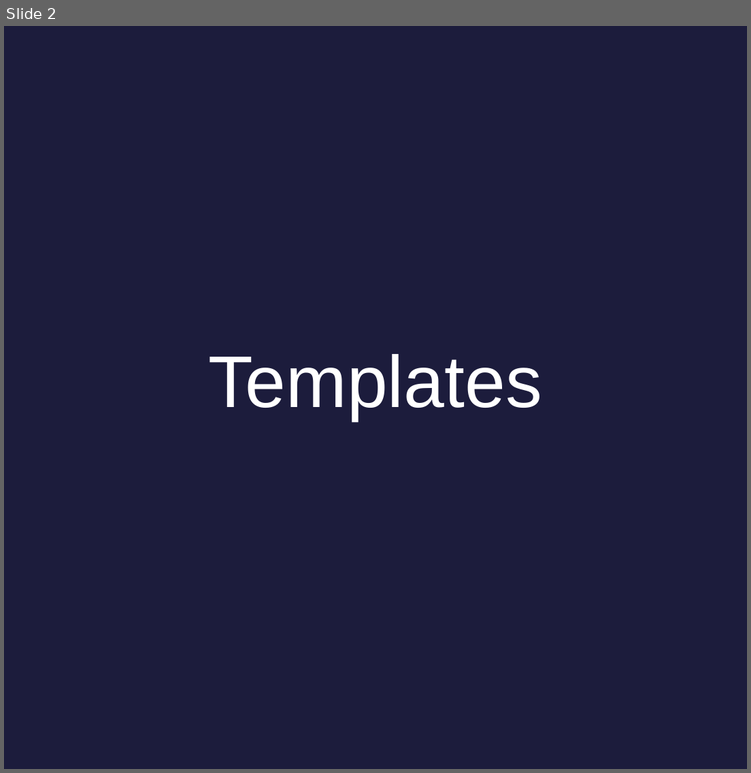
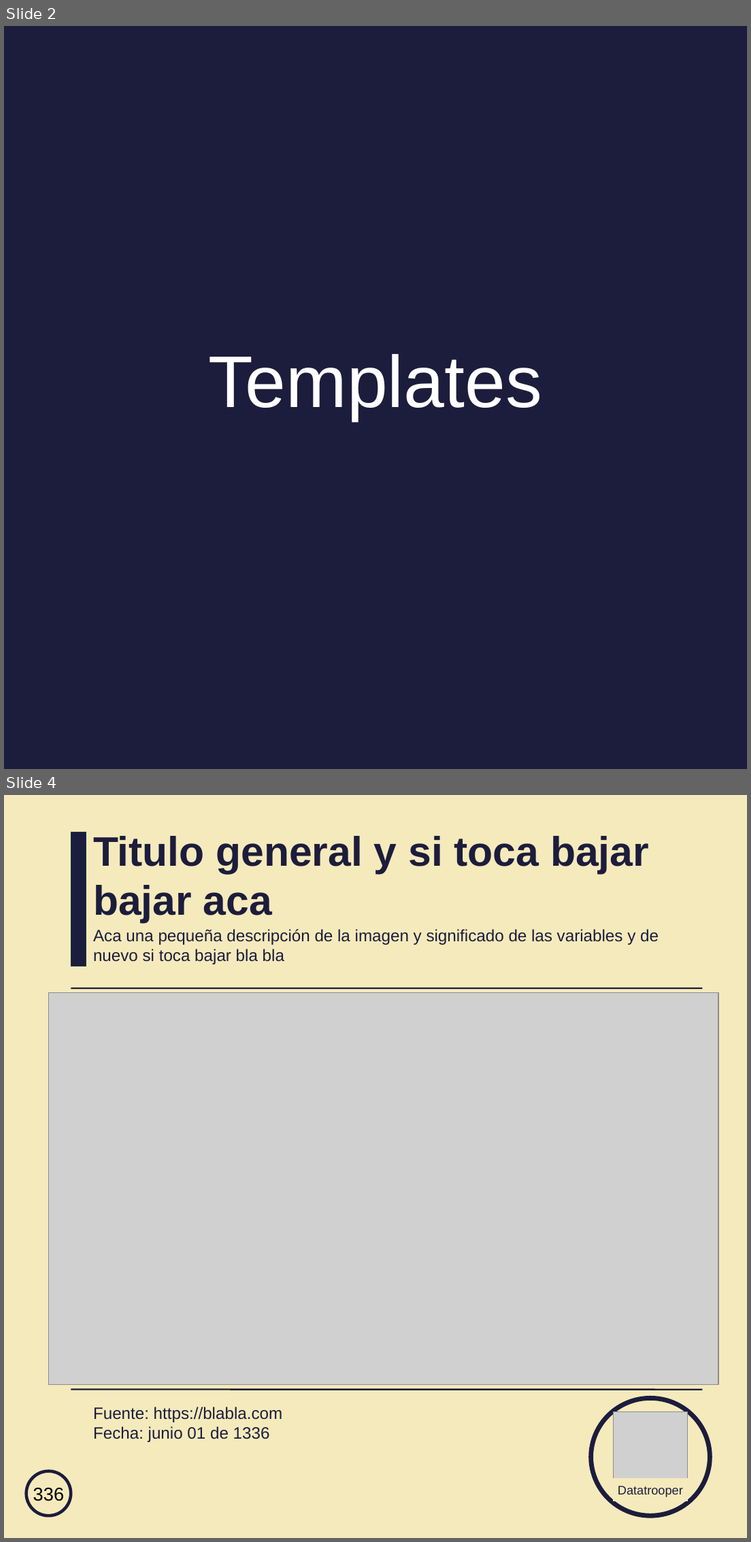
Before and after one commit to datatrooper/instatrooper, a slide deck: styles/instagram_templates.odp. Shown one above the other, each under a label of ours: slide 2 before the commit, slides 2 and 4 after it; the slides between them are not shown. The pictures are 751x773 and 751x1542 pixels, drawn with LibreOffice and Linux fonts; fonts in the diff are those of the drawing; grey boxes stand for pictures. Boxes give left, top, right and bottom in pixels: in the first picture for what was removed or moved away, otherwise in the second. Text is boxed around its words. In the diff, an @@ line names an element or a change of style, - is before the commit and + after.

```diff
--- a/styles/instagram_templates.odp
+++ b/styles/instagram_templates.odp
@@ slide 4 added at <box>4,795,747,1538</box>, background #F5EABC @@
@@ rectangle added at <box>71,832,86,966</box>, fill #1C1C3C, outline #153945 0 pt @@
@@ title added at <box>93,836,649,923</box>, 40 pt, text #1C1C3C, bold @@
+Titulo general y si toca bajar
+bajar aca
@@ title added at <box>93,929,658,964</box>, 16 pt, text #1C1C3C @@
+Aca una pequeña descripción de la imagen y significado de las variables y de nuevo si toca bajar bla bla
@@ picture added at <box>49,992,719,1385</box> @@
@@ line added from (71, 988) to (702, 988), #1C1C3C 1.5 pt @@
@@ line added from (71, 1389) to (702, 1389), #1C1C3C 1.5 pt @@
@@ title added at <box>93,1406,283,1442</box>, 16 pt, text #1C1C3C @@
+Fuente: https://blabla.com
+Fecha: junio 01 de 1336
@@ ellipse added at <box>591,1398,709,1515</box>, fill #F5EABC, outline #1C1C3C 4.51 pt @@
@@ picture added at <box>613,1411,687,1486</box> @@
@@ ellipse added at <box>26,1471,71,1515</box>, fill #F5EABC, outline #1C1C3C 3 pt, 18 pt, text #000000 @@
+336
@@ rectangle added at <box>613,1478,687,1500</box>, fill #F5EABC, outline #F5EABC 0 pt, 12 pt, text #1C1C3C @@
+Datatrooper
```
Also in this commit, not shown: 1 slide changed, 2 other files.
